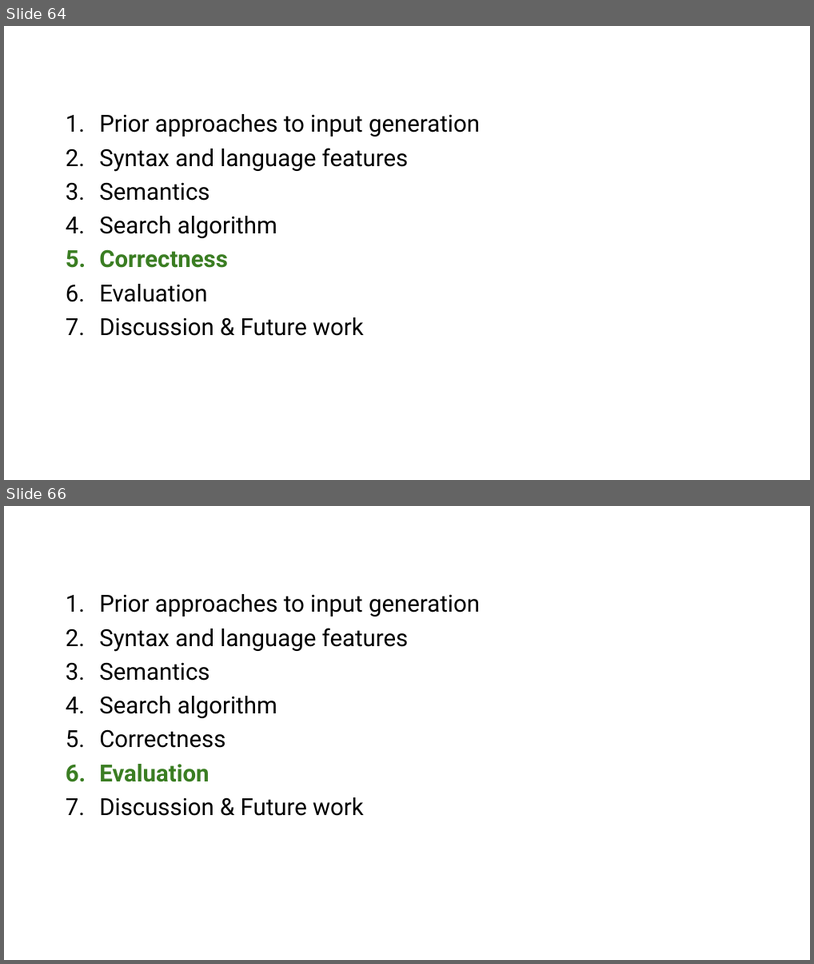
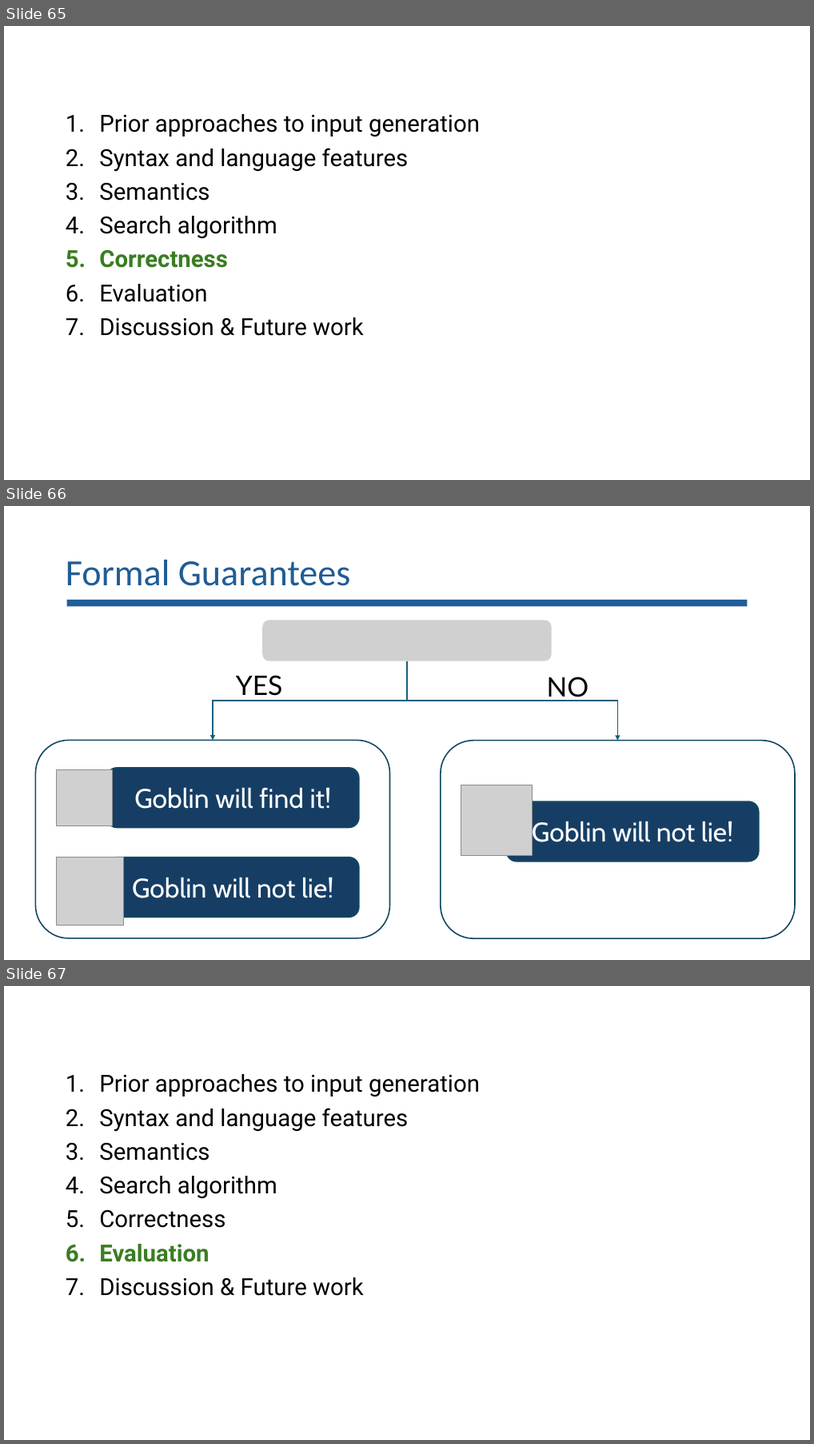
Before and after one commit to lorchrob/goblin_slides, a slide deck: goblin_slides.pptx. Shown one above the other, each under a label of ours: slides 64 and 66 before the commit, slides 65, 66 and 67 after it; the slides between them are not shown. The pictures are 814x964 and 814x1444 pixels, drawn with LibreOffice and Linux fonts; fonts in the diff are those of the drawing; grey boxes stand for pictures. Boxes give left, top, right and bottom in pixels: in the first picture for what was removed or moved away, otherwise in the second. Text is boxed around its words. In the diff, an @@ line names an element or a change of style, - is before the commit and + after.

```diff
--- a/goblin_slides.pptx
+++ b/goblin_slides.pptx
@@ slide 66 added at (x1=4, y1=506, x2=810, y2=960), background #FFFFFF @@
@@ title added at (x1=66, y1=560, x2=351, y2=586), 44 pt, text #205C96 @@
+Formal Guarantees
@@ rectangle added at (x1=67, y1=600, x2=747, y2=607), fill #215F9A @@
@@ picture added at (x1=263, y1=620, x2=552, y2=661) @@
@@ elbow arrow added from (407, 661) to (213, 740), #156082 1.5 pt @@
@@ elbow arrow added from (407, 661) to (618, 740), #156082 1.5 pt @@
@@ text added at (x1=236, y1=675, x2=283, y2=696), 32 pt, text #000000 @@
+YES
@@ text added at (x1=547, y1=676, x2=590, y2=701), 32 pt, text #000000 @@
+NO
@@ rounded rectangle added at (x1=35, y1=740, x2=390, y2=938), outline #104760 1.5 pt @@
@@ rounded rectangle added at (x1=441, y1=740, x2=795, y2=938), outline #104760 1.5 pt @@
@@ rounded rectangle added at (x1=107, y1=768, x2=359, y2=828), fill #163E64, outline #104760 1.5 pt, 32 pt, text #FFFFFF @@
+Goblin will find it!
@@ picture added at (x1=56, y1=770, x2=112, y2=825) @@
@@ picture added at (x1=462, y1=785, x2=532, y2=856) @@
@@ rounded rectangle added at (x1=506, y1=801, x2=759, y2=861), fill #163E64, outline #104760 1.5 pt, 32 pt, text #FFFFFF @@
+Goblin will not lie!
@@ picture added at (x1=56, y1=857, x2=123, y2=924) @@
@@ rounded rectangle added at (x1=107, y1=857, x2=359, y2=916), fill #163E64, outline #104760 1.5 pt, 32 pt, text #FFFFFF @@
+Goblin will not lie!
@@ what was slide 64 is now slide 65 @@
@@ what was slide 66 is now slide 67 @@
```
Also in this commit, not shown: 3 slides changed, 1 other slide added, 1 slide removed.
